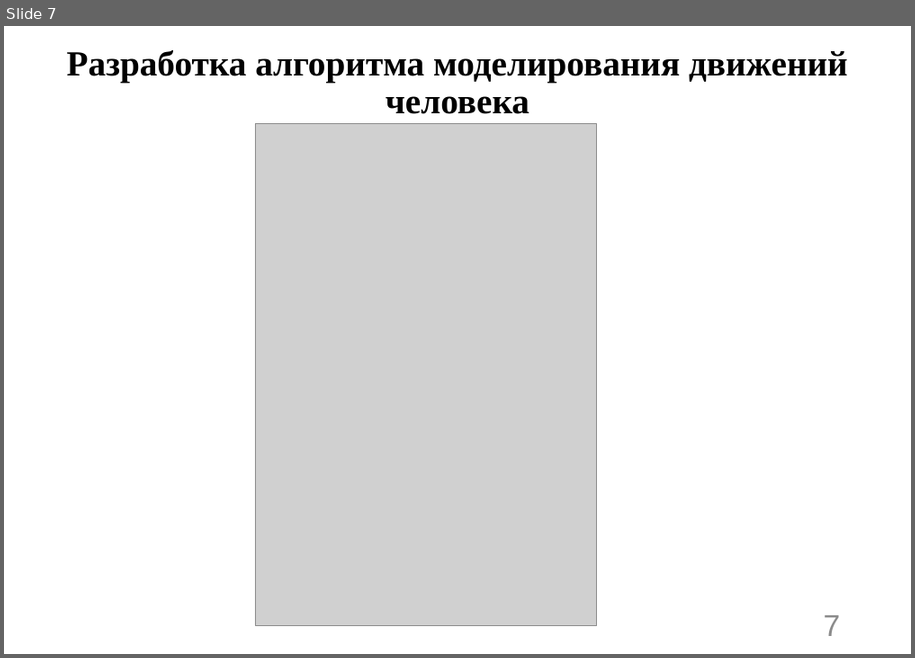
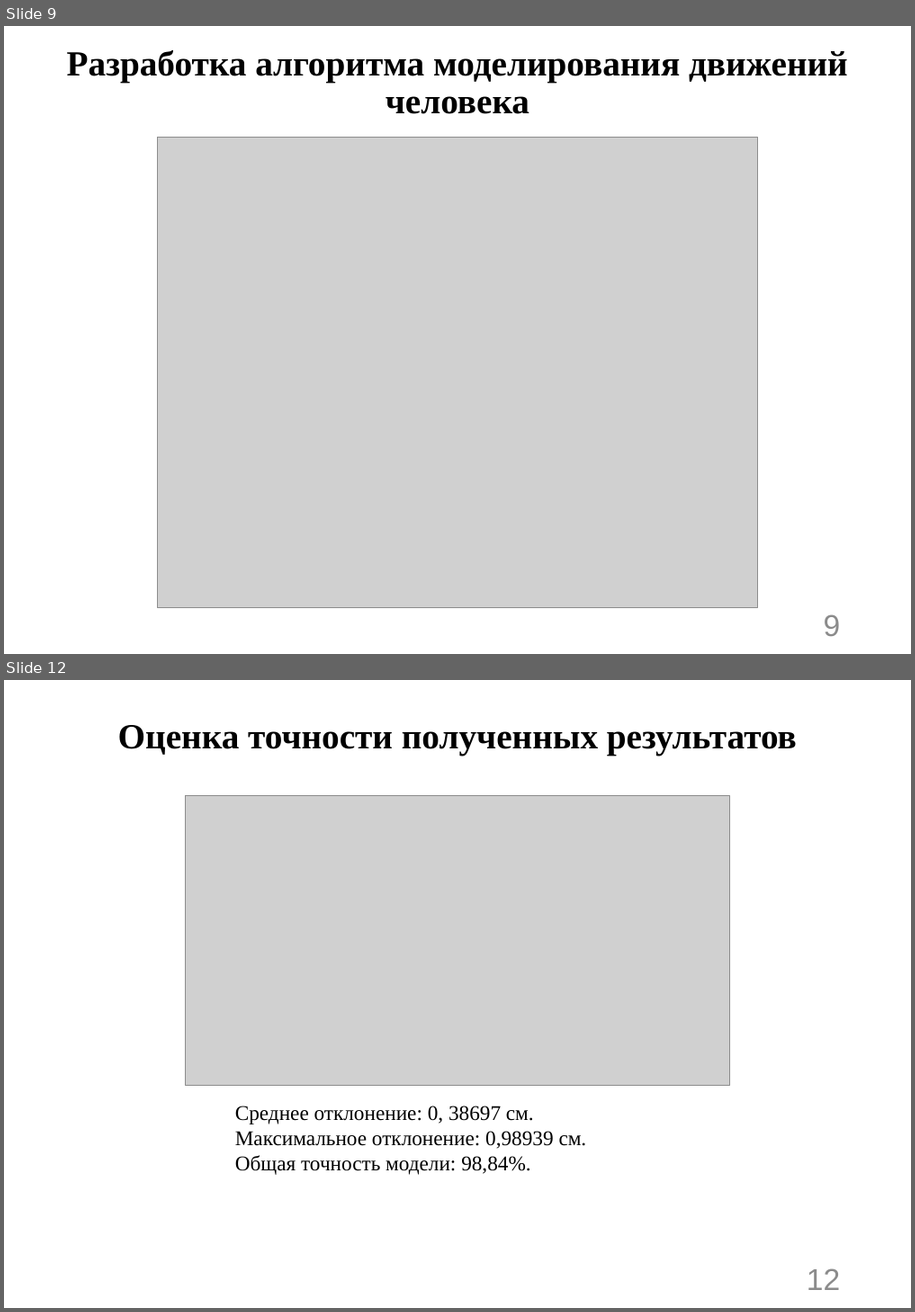
Before and after one commit to n7arti/MIET.Magistratura, a slide deck: Диссертация/Смотр 2 курс 2 семестр/Артамонова_презентация.pptx. Shown one above the other, each under a label of ours: slide 7 before the commit, slides 9 and 12 after it; the slides between them are not shown. The pictures are 915x658 and 915x1312 pixels, drawn with LibreOffice and Linux fonts; fonts in the diff are those of the drawing; grey boxes stand for pictures. Boxes give left, top, right and bottom in pixels: in the first picture for what was removed or moved away, otherwise in the second. Text is boxed around its words. In the diff, an @@ line names an element or a change of style, - is before the commit and + after.

```diff
--- a/Диссертация/Смотр 2 курс 2 семестр/Артамонова_презентация.pptx
+++ b/Диссертация/Смотр 2 курс 2 семестр/Артамонова_презентация.pptx
@@ slide 12 added at (x1=4, y1=680, x2=911, y2=1308), background #FFFFFF @@
@@ title added at (x1=118, y1=725, x2=797, y2=756), 30.3 pt, text #000000, bold @@
+Оценка точности полученных результатов
@@ picture added at (x1=186, y1=795, x2=730, y2=1086) @@
@@ text added at (x1=235, y1=1106, x2=587, y2=1175), 18 pt, text #000000 @@
+Среднее отклонение: 0, 38697 см.
+Максимальное отклонение: 0,98939 см.
+Общая точность модели: 98,84%.
@@ page number added at (x1=807, y1=1269, x2=840, y2=1290), 26 pt, text #8C8C8C @@
+12
@@ what was slide 7 is now slide 9 @@
@@ slide 9 changed as well @@
@@ picture resized from (x1=255, y1=124, x2=597, y2=625) to (x1=157, y1=137, x2=758, y2=608) @@
@@ page number at (x1=824, y1=615, x2=841, y2=636): text changed @@
-7
+9
```
Also in this commit, not shown: 6 other slides changed, 7 other slides added, 7 other files.
